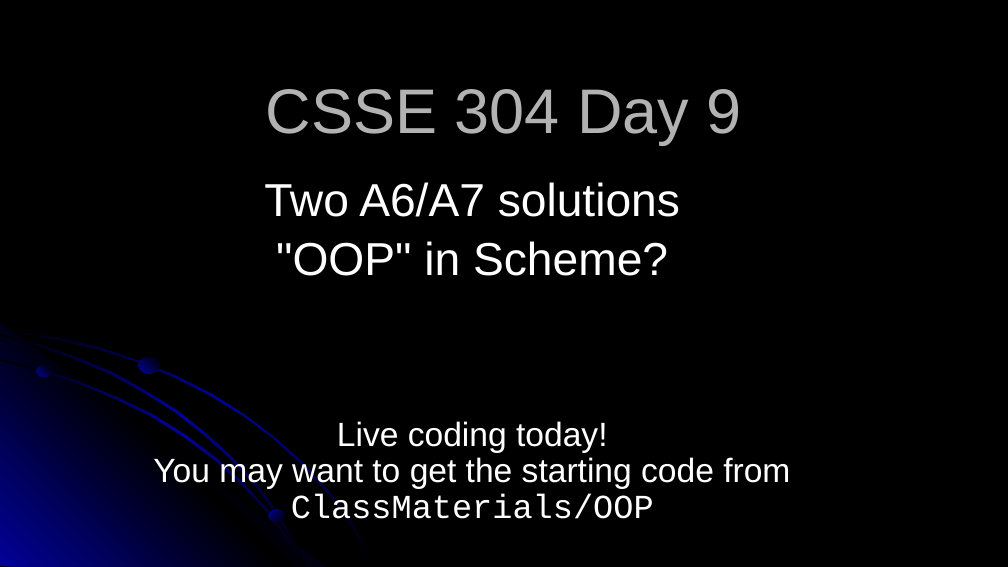
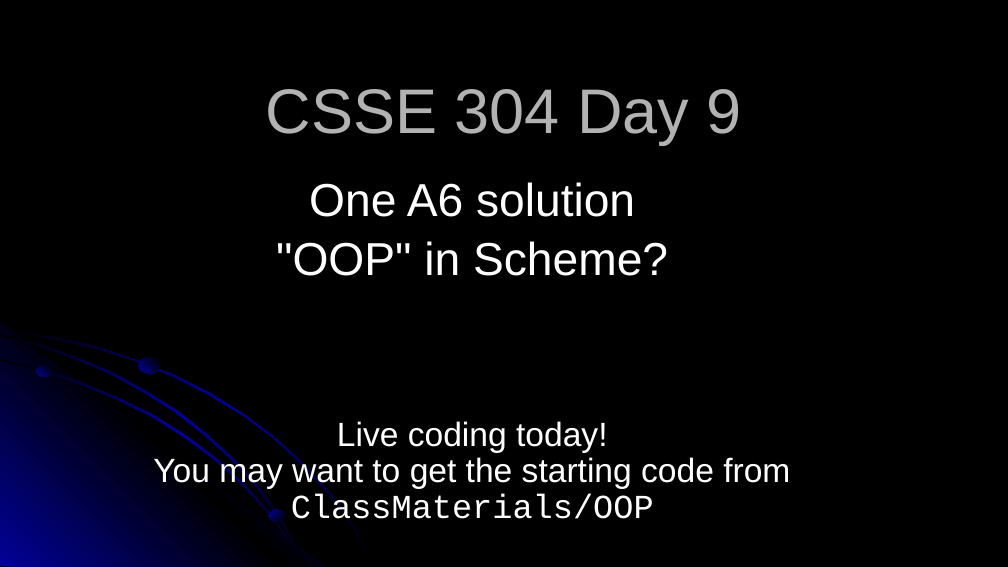
Before and after one commit to RHIT-CSSE/csse304, a slide deck: slide 1 of ClassMaterials/OOP/09-OOP-202120.pptx. Drawn at 1008x567 pixels with LibreOffice and Linux fonts; fonts in the diff are those of the drawing. Boxes give left, top, right and bottom in pixels: in the first picture for what was removed or moved away, otherwise in the second. Text is boxed around its words. In the diff, an @@ line names an element or a change of style, - is before the commit and + after.

```diff
--- a/ClassMaterials/OOP/09-OOP-202120.pptx
+++ b/ClassMaterials/OOP/09-OOP-202120.pptx
@@ subtitle at (309,182,635,217): text changed @@
-Two A6/A7 solutions
+One A6 solution
```
Also in this commit, not shown: 2 slides removed, 1 other file.
